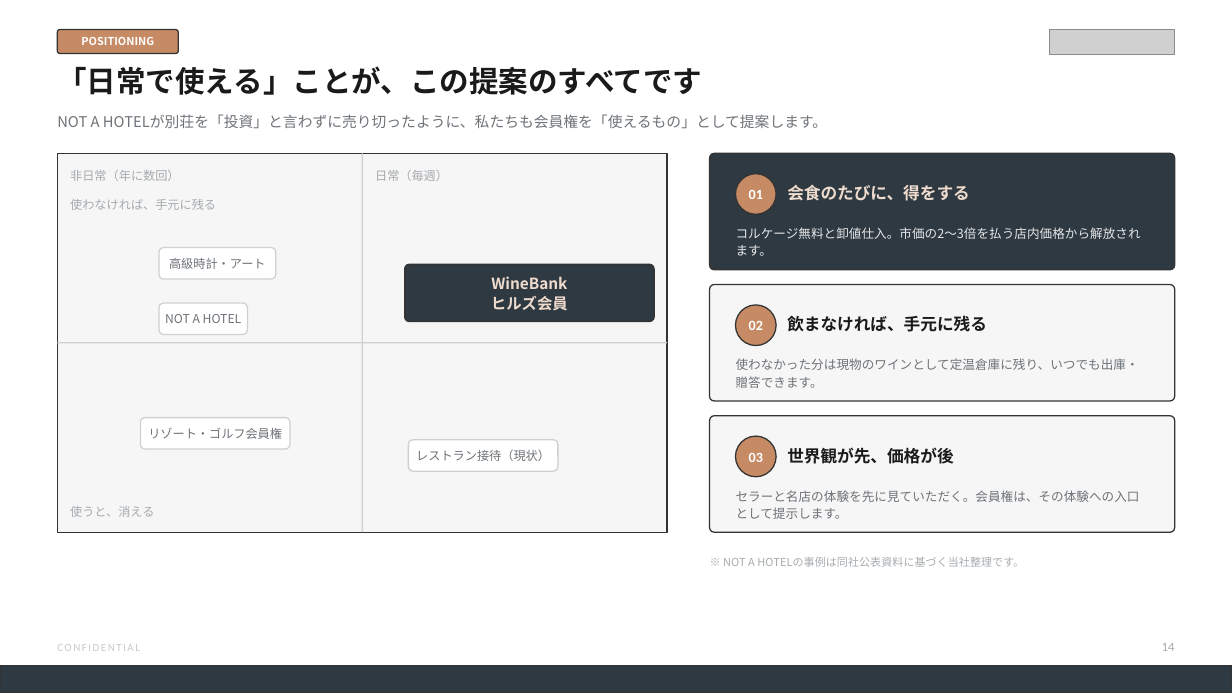
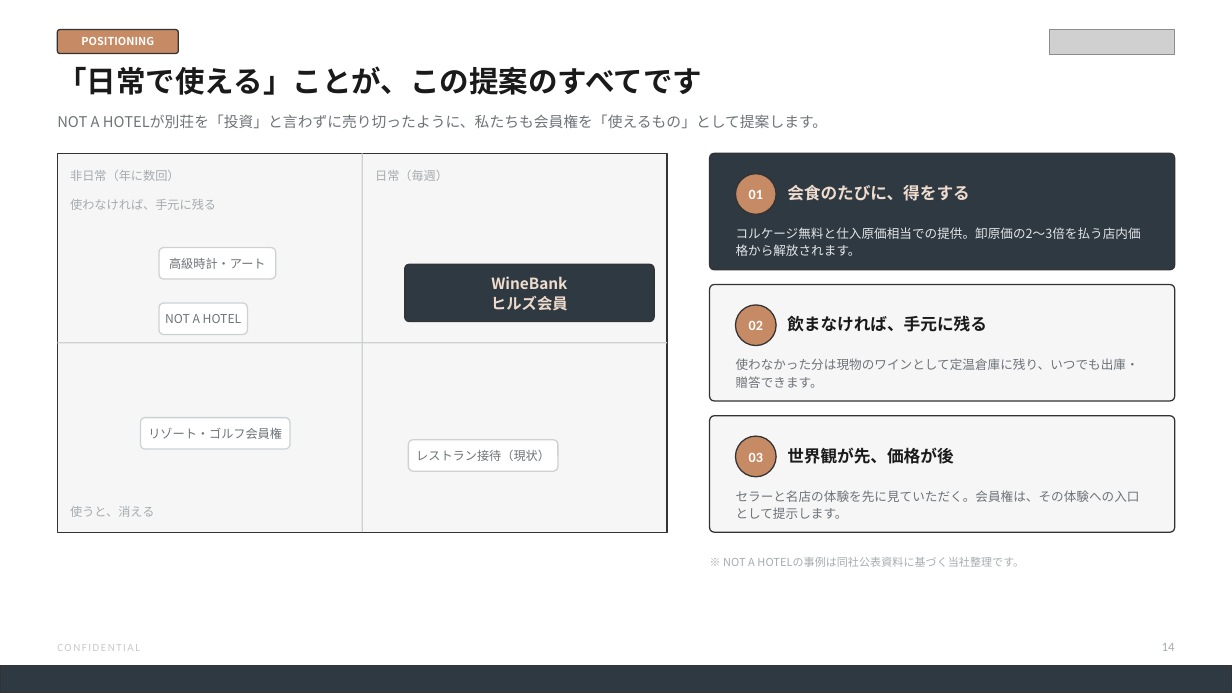
Before and after one commit to nakano-winebank/wine-auction, a slide deck: slide 15 of docs/proposals/森ビル様_業務提携ご提案_WineBank_20260810.pptx. Drawn at 1232x693 pixels with LibreOffice and Linux fonts; fonts in the diff are those of the drawing; grey boxes stand for pictures. Boxes give left, top, right and bottom in pixels: in the first picture for what was removed or moved away, otherwise in the second. Text is boxed around its words. In the diff, an @@ line names an element or a change of style, - is before the commit and + after.

```diff
--- a/docs/proposals/森ビル様_業務提携ご提案_WineBank_20260810.pptx
+++ b/docs/proposals/森ビル様_業務提携ご提案_WineBank_20260810.pptx
@@ text at (x1=736, y1=227, x2=1141, y2=256): text changed @@
-コルケージ無料と卸値仕入。市価の2〜3倍を払う店内価格から解放されます。
+コルケージ無料と仕入原価相当での提供。卸原価の2〜3倍を払う店内価格から解放されます。
```
Also in this commit, not shown: 7 other slides changed, 1 slide added, 2 other files.
